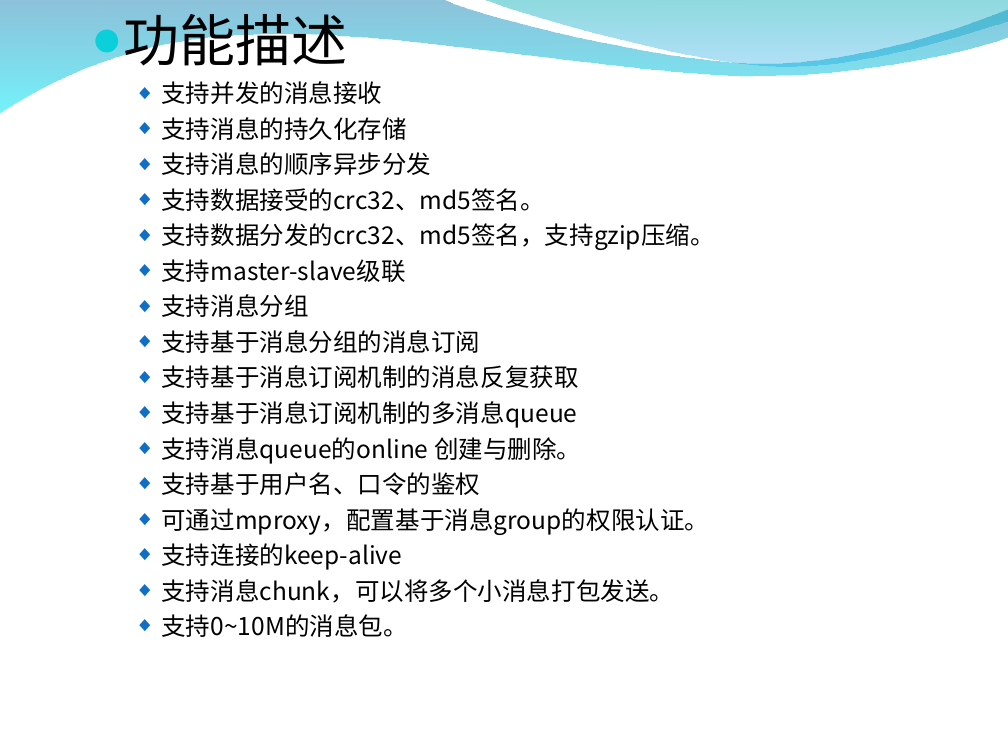
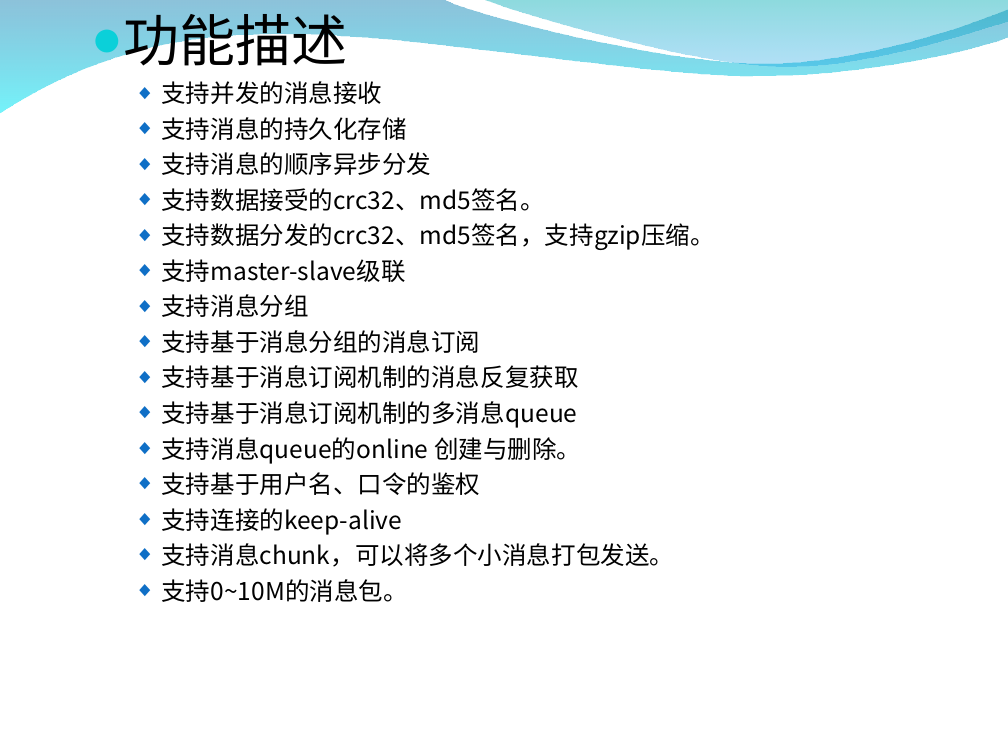
Before and after one commit to burstas/cwinux-mq, a slide deck: slide 7 of mq/doc/mq_introduce.ppt. Drawn at 1008x756 pixels with LibreOffice and Linux fonts; fonts in the diff are those of the drawing; background and template pictures are left out. Boxes give left, top, right and bottom in pixels: in the first picture for what was removed or moved away, otherwise in the second. Text is boxed around its words. In the diff, an @@ line names an element or a change of style, - is before the commit and + after.

```diff
--- a/mq/doc/mq_introduce.ppt
+++ b/mq/doc/mq_introduce.ppt
@@ text at [161, 508, 709, 535]: paragraph removed @@
-  ◆ 可通过mproxy，配置基于消息group的权限认证。
```
Also in this commit, not shown: 1 other file.
